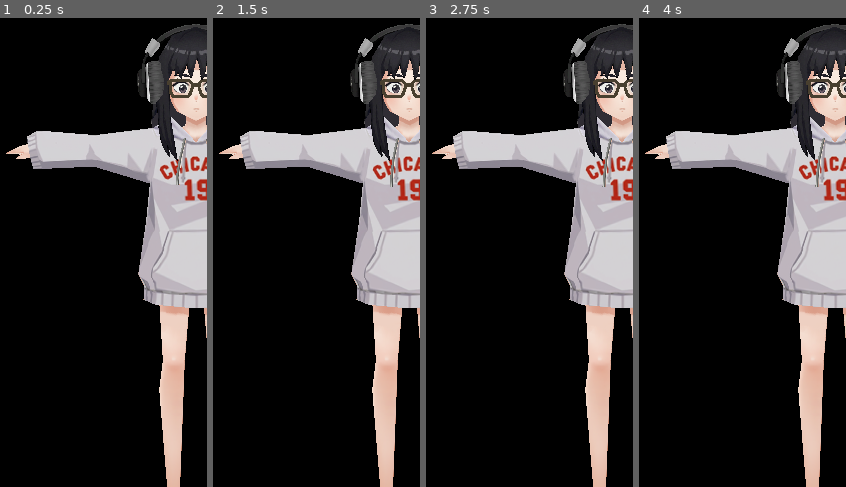
Above: before the commit, frames 1-4 (left to right).
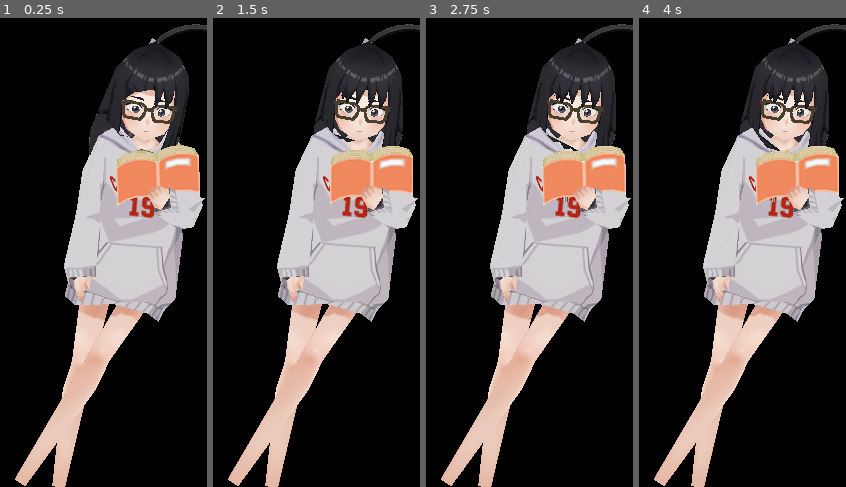
Above: after the commit, the same moments.

Repository: Galaxxxy60/FocusPals-Hackathon
Game: Godot game, scene res://main.tscn
Same seed, same stepped clock (60 frames per second), same inputs: the game is played once before the commit and once after it.
Inputs (mouse positions are in pixels of both pictures, inside the frame that each line leads up to):
- Up to frame 1 (0.25 s): no input
- Up to frame 2 (1.5 s): tap Enter at 0.5 s; move the mouse to (308, 210) at 0.52 s; click (308, 210) at 0.67 s; move the mouse to (outside the picture) at 1.27 s; click (outside the picture) at 1.42 s
- Up to frame 3 (2.75 s): move the mouse to (473, 125) at 2.02 s; click (473, 125) at 2.17 s
- Up to frame 4 (4 s): tap Space at 2.75 s; move the mouse to (outside the picture) at 2.77 s; click (outside the picture) at 2.92 s; move the mouse to (765, 313) at 3.52 s; click (765, 313) at 3.67 s

The runs differ from the first frame. In frame 1, 43% of the frame differs, in the area x 2-100%, y 1-100%; in frame 2, 42%; in frame 3, 42%; in frame 4, 42%.

Commit message:
feat: organic context enrichment + eye-follow restoration + gaze fixes

Diff:
--- a/godot/main.gd
+++ b/godot/main.gd
@@ -304,6 +304,8 @@
 	settings_panel.language_changed.connect(_on_language_changed)
 	settings_panel.volume_changed.connect(_on_volume_changed)
 	settings_panel.session_duration_changed.connect(_on_session_duration_changed)
+	settings_panel.screen_share_toggled.connect(_on_screen_share_toggled)
+	settings_panel.mic_toggled.connect(_on_mic_toggled)
 	print("🎛️ Radial menu + Settings panel initialisés OK")
 
 
@@ -556,6 +558,18 @@
 	if ws.get_ready_state() == WebSocketPeer.STATE_OPEN:
 		ws.send_text(JSON.stringify({"command": "SET_SESSION_DURATION", "duration": duration}))
 
+func _on_screen_share_toggled(enabled: bool) -> void:
+	var status = "ON" if enabled else "OFF"
+	print("🖥️ Screen share toggled: " + status)
+	if ws.get_ready_state() == WebSocketPeer.STATE_OPEN:
+		ws.send_text(JSON.stringify({"command": "SET_SCREEN_SHARE", "enabled": enabled}))
+
+func _on_mic_toggled(enabled: bool) -> void:
+	var status = "ON" if enabled else "OFF"
+	print("🎤 Microphone toggled: " + status)
+	if ws.get_ready_state() == WebSocketPeer.STATE_OPEN:
+		ws.send_text(JSON.stringify({"command": "SET_MIC_ALLOWED", "enabled": enabled}))
+
 func _safe_restore_passthrough() -> void:
 	if radial_menu and radial_menu.is_open:
 		return
@@ -791,11 +805,13 @@
 		var tama_vol = data.get("tama_volume", 1.0)
 		var session_duration = int(data.get("session_duration", 50))
 		var api_usage = data.get("api_usage", {})
+		var screen_share = data.get("screen_share_allowed", true)
+		var mic_on = data.get("mic_allowed", true)
 		print("⚙️ Settings: %d micros, selected: %d, API key: %s, valid: %s, lang: %s, duration: %d" % [mics.size(), selected, str(has_api_key), str(key_valid), lang, session_duration])
 		if settings_panel:
 			if radial_menu and radial_menu.is_open:
 				radial_menu.close()
-			settings_panel.show_settings(mics, selected, has_api_key, key_valid, lang, tama_vol, session_duration, api_usage)
+			settings_panel.show_settings(mics, selected, has_api_key, key_valid, lang, tama_vol, session_duration, api_usage, screen_share, mic_on)
 		return
 	elif command == "API_KEY_UPDATED":
 		var valid = data.get("valid", false)
@@ -804,12 +820,11 @@
 			settings_panel.update_key_valid(valid)
 		return
 	elif command == "USER_SPEAKING":
-		# Subtle acknowledgment — Tama looks at user, stays on wall
+		# Subtle acknowledgment — Tama looks at user
 		if conversation_active:
 			_convo_engagement += 1
 			print("👀 User speaking — engagement #%d" % _convo_engagement)
-			# Toujours faire l'accusé de réception, on ne descend plus du mur
-			_on_user_speaking_ack()
+		_on_user_speaking_ack()  # Always ack (conversation + deep work)
 		return
 	elif command == "GAZE_AT":
 		# Python tells Tama where to look
--- a/godot/settings_panel.gd
+++ b/godot/settings_panel.gd
@@ -9,6 +9,8 @@
 signal language_changed(lang: String)
 signal volume_changed(volume: float)
 signal session_duration_changed(duration: int)
+signal screen_share_toggled(enabled: bool)
+signal mic_toggled(enabled: bool)
 
 var is_open := false
 var _progress := 0.0
@@ -59,6 +61,12 @@
 var _volume_slider: HSlider
 var _volume_label: Label
 var _usage_label: RichTextLabel
+
+# Permission toggles
+var _screen_share_allowed: bool = true
+var _mic_allowed: bool = true
+var _screen_share_toggle: CheckButton = null
+var _mic_toggle: CheckButton = null
 
 # ─── Styles ────────────────────────────────────────────────
 
@@ -197,12 +205,14 @@
 
 # ─── Public API ────────────────────────────────────────────
 
-func show_settings(mics: Array, selected: int, has_api_key: bool, key_valid: bool = false, lang: String = "fr", volume: float = 1.0, session_duration: int = 50, api_usage: Dictionary = {}) -> void:
+func show_settings(mics: Array, selected: int, has_api_key: bool, key_valid: bool = false, lang: String = "fr", volume: float = 1.0, session_duration: int = 50, api_usage: Dictionary = {}, screen_share: bool = true, mic_on: bool = true) -> void:
 	_mics = mics
 	_selected_index = selected
 	_api_key_has_key = has_api_key
 	_api_key_checking = false
 	_api_usage = api_usage
+	_screen_share_allowed = screen_share
+	_mic_allowed = mic_on
 	if has_api_key:
 		_api_key_valid = 1 if key_valid else 0
 	else:
@@ -510,6 +520,71 @@
 	_lang_btn.selected = selected_lang_idx
 	_lang_btn.item_selected.connect(_on_language_selected)
 	gen_content.add_child(_lang_btn)
+
+	# ══════ SECTION: Permissions (Screen Share + Mic) ══════
+	var perm_section := _make_collapsible_section("🔒  Permissions", false)
+	_vbox.add_child(perm_section["root"])
+	var perm_content: VBoxContainer = perm_section["content"]
+
+	# ── Screen Share Toggle ──
+	var screen_row := HBoxContainer.new()
+	screen_row.add_theme_constant_override("separation", 8)
+	perm_content.add_child(screen_row)
+
+	var screen_lbl_box := VBoxContainer.new()
+	screen_lbl_box.size_flags_horizontal = Control.SIZE_EXPAND_FILL
+	screen_lbl_box.add_theme_constant_override("separation", 0)
+	screen_row.add_child(screen_lbl_box)
+
+	var screen_title := Label.new()
+	screen_title.text = "🖥️  Partage d'écran"
+	screen_title.add_theme_font_size_override("font_size", 11)
+	screen_title.add_theme_color_override("font_color", Color(0.8, 0.85, 0.95))
+	screen_lbl_box.add_child(screen_title)
+
+	var screen_desc := Label.new()
+	screen_desc.text = "Tama voit votre écran"
+	screen_desc.add_theme_font_size_override("font_size", 9)
+	screen_desc.add_theme_color_override("font_color", Color(0.45, 0.5, 0.6))
+	screen_lbl_box.add_child(screen_desc)
+
+	_screen_share_toggle = CheckButton.new()
+	_screen_share_toggle.button_pressed = _screen_share_allowed
+	_screen_share_toggle.custom_minimum_size = Vector2(50, 28)
+	_screen_share_toggle.add_theme_color_override("font_color", Color(0.7, 0.8, 0.9))
+	_screen_share_toggle.toggled.connect(_on_screen_share_toggled)
+	screen_row.add_child(_screen_share_toggle)
+
+	perm_content.add_child(_make_sub_sep())
+
+	# ── Microphone Toggle ──
+	var mic_row := HBoxContainer.new()
+	mic_row.add_theme_constant_override("separation", 8)
+	perm_content.add_child(mic_row)
+
+	var mic_lbl_box := VBoxContainer.new()
+	mic_lbl_box.size_flags_horizontal = Control.SIZE_EXPAND_FILL
+	mic_lbl_box.add_theme_constant_override("separation", 0)
+	mic_row.add_child(mic_lbl_box)
+
+	var mic_title := Label.new()
+	mic_title.text = "🎤  Microphone"
+	mic_title.add_theme_font_size_override("font_size", 11)
+	mic_title.add_theme_color_override("font_color", Color(0.8, 0.85, 0.95))
+	mic_lbl_box.add_child(mic_title)
+
+	var mic_desc := Label.new()
+	mic_desc.text = "Tama vous entend"
+	mic_desc.add_theme_font_size_override("font_size", 9)
+	mic_desc.add_theme_color_override("font_color", Color(0.45, 0.5, 0.6))
+	mic_lbl_box.add_child(mic_desc)
+
+	_mic_toggle = CheckButton.new()
+	_mic_toggle.button_pressed = _mic_allowed
+	_mic_toggle.custom_minimum_size = Vector2(50, 28)
+	_mic_toggle.add_theme_color_override("font_color", Color(0.7, 0.8, 0.9))
+	_mic_toggle.toggled.connect(_on_mic_toggled)
+	mic_row.add_child(_mic_toggle)
 
 # ─── Helper: Collapsible Section ──────────────────────────
 
@@ -674,6 +749,14 @@
 	if idx >= 0 and idx < LANGUAGES.size():
 		language_changed.emit(LANGUAGES[idx]["code"])
 
+func _on_screen_share_toggled(enabled: bool) -> void:
+	_screen_share_allowed = enabled
+	screen_share_toggled.emit(enabled)
+
+func _on_mic_toggled(enabled: bool) -> void:
+	_mic_allowed = enabled
+	mic_toggled.emit(enabled)
+
 func _rebuild_mic_list() -> void:
 	if _mic_container == null:
 		return
Binary file changed: godot/Tama._ver2.glb
Not shown, changed: ARCHITECTURE.md
Not shown, added: PROJECT_GOALS.md
Not shown, changed: agent/config.py
Not shown, changed: agent/gemini_session.py
Not shown, changed: agent/godot_bridge.py
